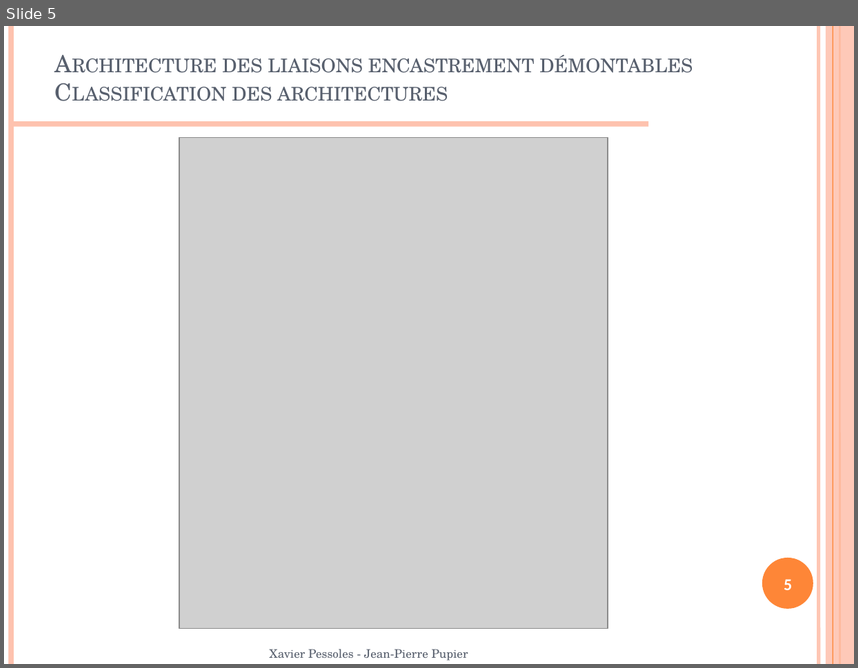
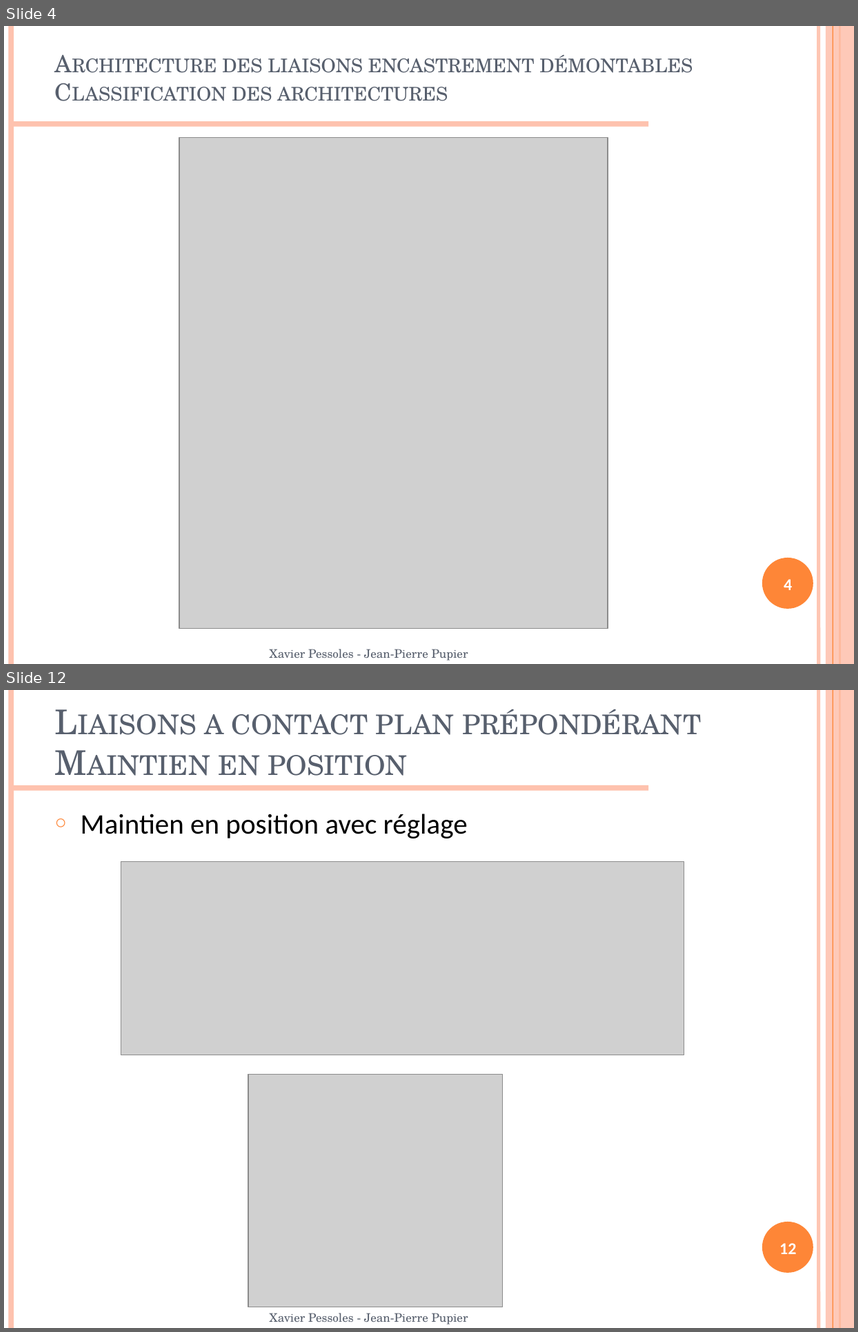
Before and after one commit to xpessoles/07_Etude_Systemes_Mecaniques_Analyser_Concevoir_Realiser, a slide deck: Concevoir/03_LiaisonsEncastrementDemontables/Cours/PPT/07_Cpt_03_LiaisonEncastrement.pptx. Shown one above the other, each under a label of ours: slide 5 before the commit, slides 4 and 12 after it; the slides between them are not shown. The pictures are 858x668 and 858x1332 pixels, drawn with LibreOffice and Linux fonts; fonts in the diff are those of the drawing; grey boxes stand for pictures; background and template pictures are left out. Boxes give left, top, right and bottom in pixels: in the first picture for what was removed or moved away, otherwise in the second. Text is boxed around its words. In the diff, an @@ line names an element or a change of style, - is before the commit and + after.

```diff
--- a/Concevoir/03_LiaisonsEncastrementDemontables/Cours/PPT/07_Cpt_03_LiaisonEncastrement.pptx
+++ b/Concevoir/03_LiaisonsEncastrementDemontables/Cours/PPT/07_Cpt_03_LiaisonEncastrement.pptx
@@ slide 12 added at [4,690,854,1328], background #FFFFFF; not listed: 7 template elements that a slide beside it also shows @@
@@ title added at [81,709,701,838], 28.8 pt, text #575F6D, small capitals @@
+Liaisons a contact plan prépondérant
+Maintien en position
@@ text added at [219,755,468,838], 24 pt, text #000000 @@
+○ Maintien en position avec réglage
@@ picture added at [121,862,684,1055] @@
@@ picture added at [248,1074,502,1306] @@
@@ page number added at [780,1243,796,1254], 14 pt, text #FFFFFF, bold @@
+12
@@ text added at [270,1312,468,1324], 10 pt, text #575F6D @@
+Xavier Pessoles - Jean-Pierre Pupier
@@ what was slide 5 is now slide 4 @@
@@ page number at [784,579,792,590]: text changed @@
-5
+4
```
Also in this commit, not shown: 20 slides changed, 8 other slides added, 1 slide removed, 1 other file.
